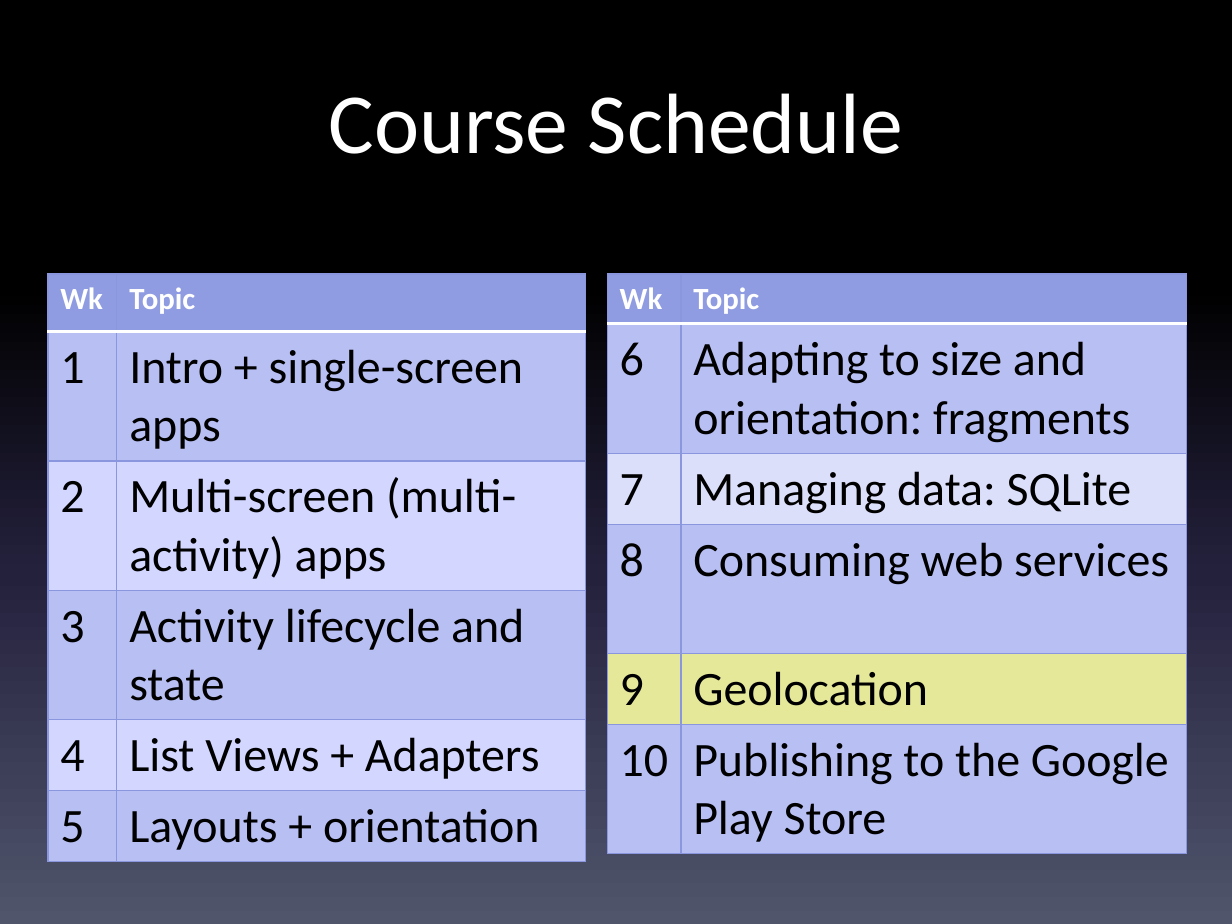
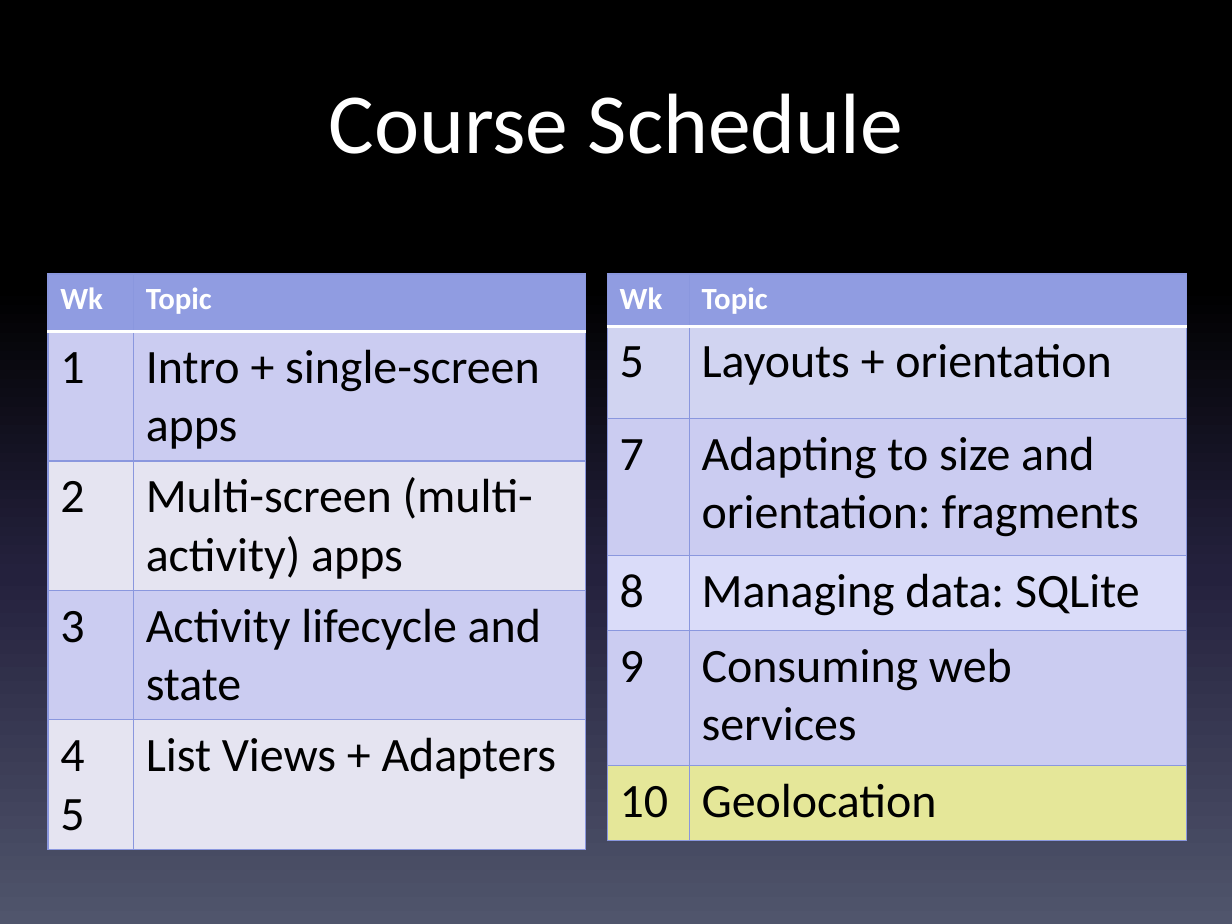
Before and after one commit to LCC-CIT/CS235AM-CourseMaterials, a slide deck: slide 2 of Notes and Slides/Wk9Day1-GeolocationOverview.pptx. Drawn at 1232x924 pixels with LibreOffice and Linux fonts; fonts in the diff are those of the drawing. Boxes give left, top, right and bottom in pixels: in the first picture for what was removed or moved away, otherwise in the second. Text is boxed around its words. In the diff, an @@ line names an element or a change of style, - is before the commit and + after.

```diff
--- a/Notes and Slides/Wk9Day1-GeolocationOverview.pptx
+++ b/Notes and Slides/Wk9Day1-GeolocationOverview.pptx
@@ table at <box>48,274,585,840</box> @@
-row 5: 4 | List Views + Adapters
-row 6: 5 | Layouts + orientation
+row 5: 4 / 5 | List Views + Adapters
@@ table at <box>607,274,1186,840</box> @@
-row 2, column 1: 6
+row 2, column 1: 5
-row 2, column 2: Adapting to size and orientation: fragments
+row 2, column 2: Layouts + orientation
-row 3, column 2: Managing data: SQLite
+row 3, column 2: Adapting to size and orientation: fragments
-row 4, column 2: Consuming web services
+row 4, column 2: Managing data: SQLite
-row 5, column 2: Geolocation
+row 5, column 2: Consuming web services
-row 6, column 2: Publishing to the Google Play Store
+row 6, column 2: Geolocation
@@ fill #909CE1 at 40% opacity to #CDCFDD at 40% opacity in row 2 @@
@@ fill #E9EAF0 at 40% opacity to #BFBBDB at 40% opacity in row 3 @@
@@ fill #909CE1 at 40% opacity to #E5E4F1 at 40% opacity in row 4 @@
@@ fill #FFFF00 at 40% opacity to #BFBBDB at 40% opacity in row 5 @@
@@ fill #909CE1 at 40% opacity to #FFFF00 at 40% opacity in row 6 @@
```
Also in this commit, not shown: 6 slides removed, 8 other files.
